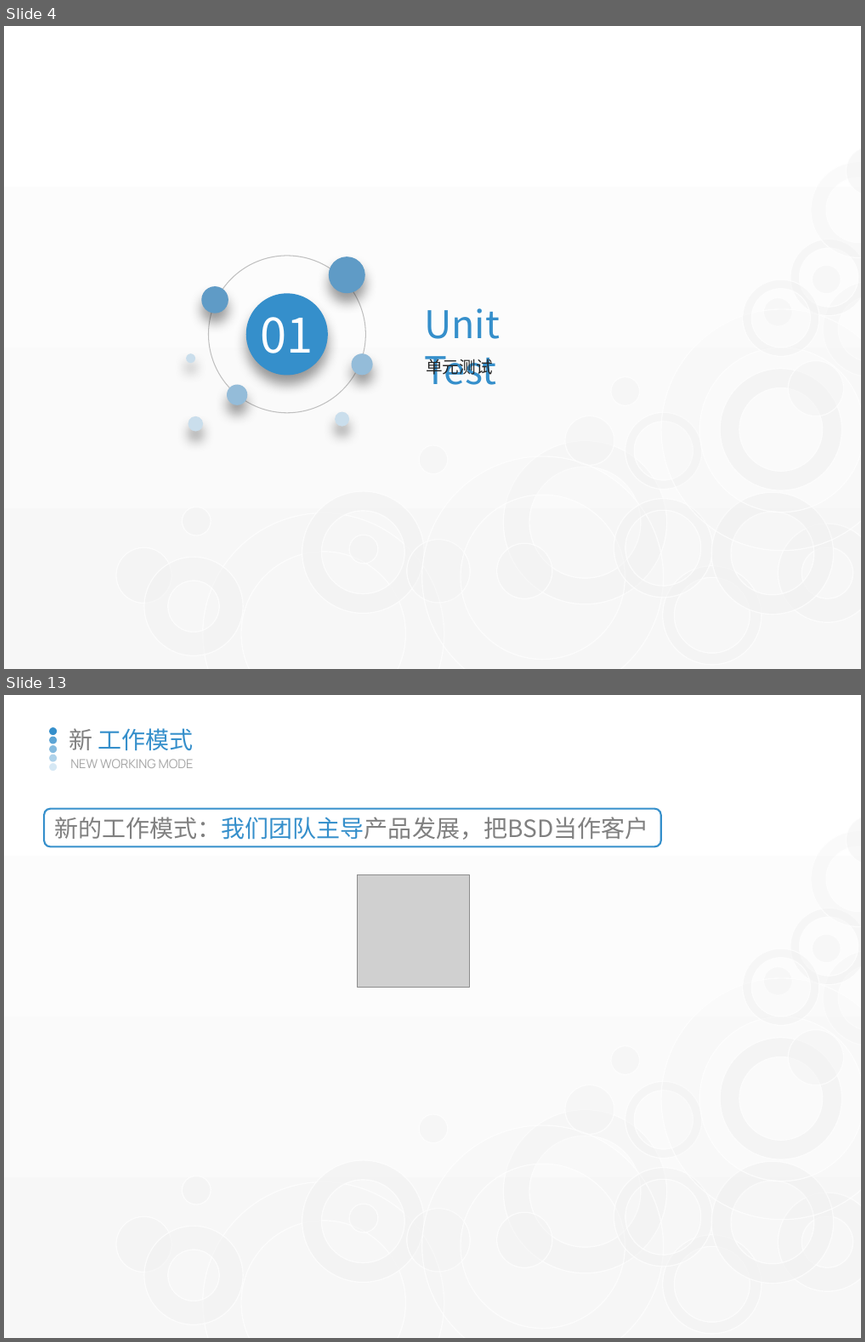
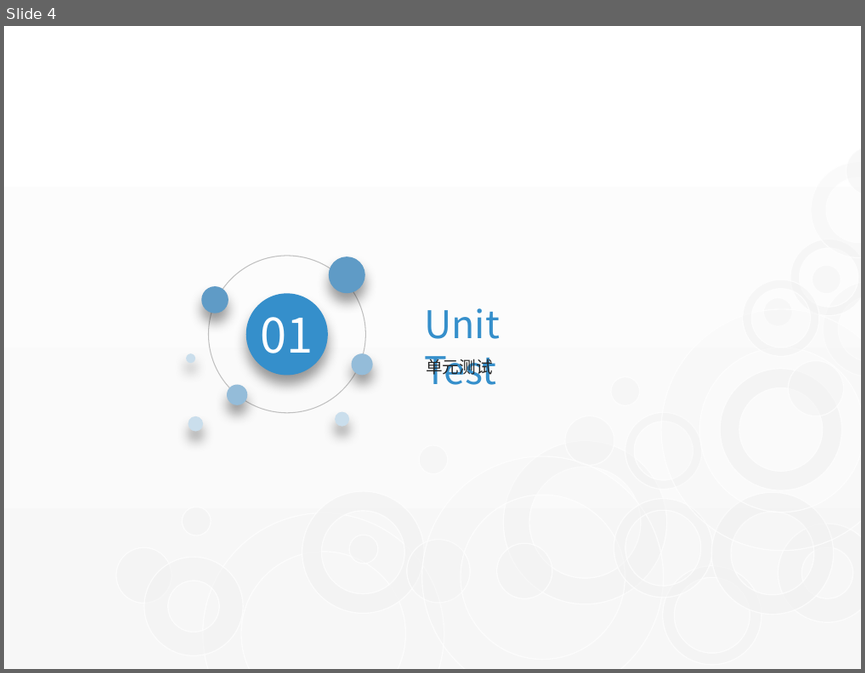
Before and after one commit to watermoonlx/code-review-unit-test, a slide deck: Code Review & Unit Test.pptx. Shown one above the other, each under a label of ours: slides 4 and 13 before the commit, slide 4 after it; the slides between them are not shown. The pictures are 865x1342 and 865x673 pixels, drawn with LibreOffice and Linux fonts; fonts in the diff are those of the drawing; grey boxes stand for pictures. Boxes give left, top, right and bottom in pixels: in the first picture for what was removed or moved away, otherwise in the second. Text is boxed around its words. In the diff, an @@ line names an element or a change of style, - is before the commit and + after.

```diff
--- a/Code Review & Unit Test.pptx
+++ b/Code Review & Unit Test.pptx
@@ slide 13 removed at [4, 695, 861, 1338], background gradient #FFFFFF to #F7F7F7; not listed: 28 template elements that a slide beside it also shows @@
@@ group removed at [49, 727, 57, 771]: 5 ellipses @@
@@ text removed at [69, 728, 194, 751] @@
-新 工作模式
@@ text removed at [70, 759, 194, 768] @@
-NEW WORKING MODE
@@ rounded rectangle removed at [44, 809, 661, 846] @@
-新的工作模式：我们团队主导产品发展，把BSD当作客户
@@ picture removed at [357, 875, 469, 987] @@
```
Also in this commit, not shown: 3 slides changed, 12 slides added, 21 other slides removed, 7 other files.
